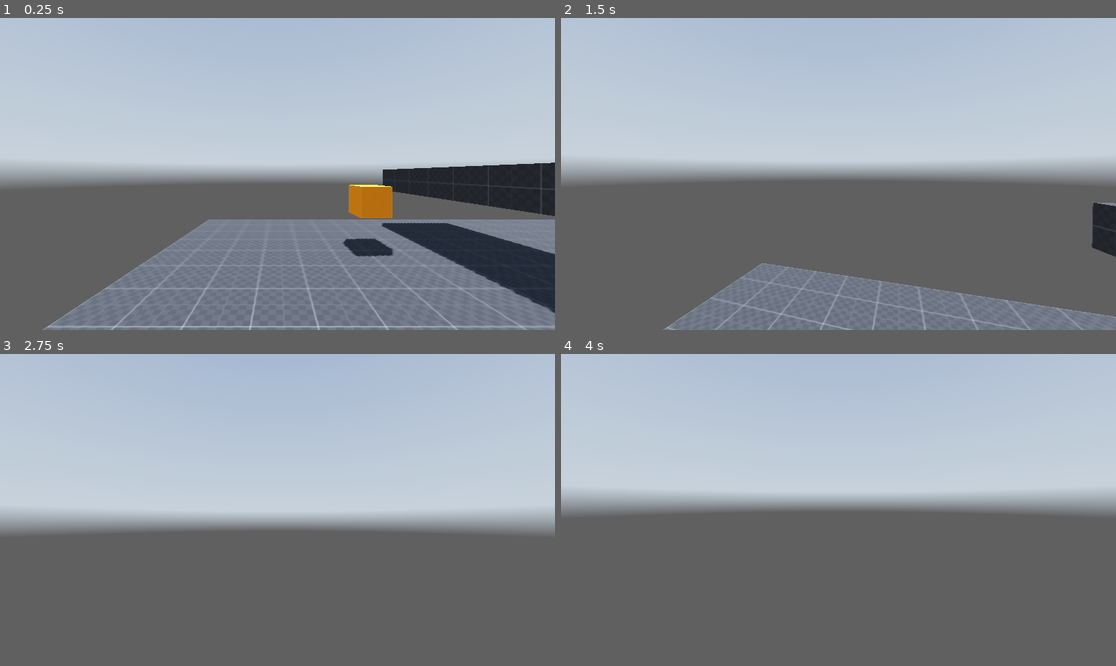
Above: before the commit, frames 1-4 (two rows, left to right).
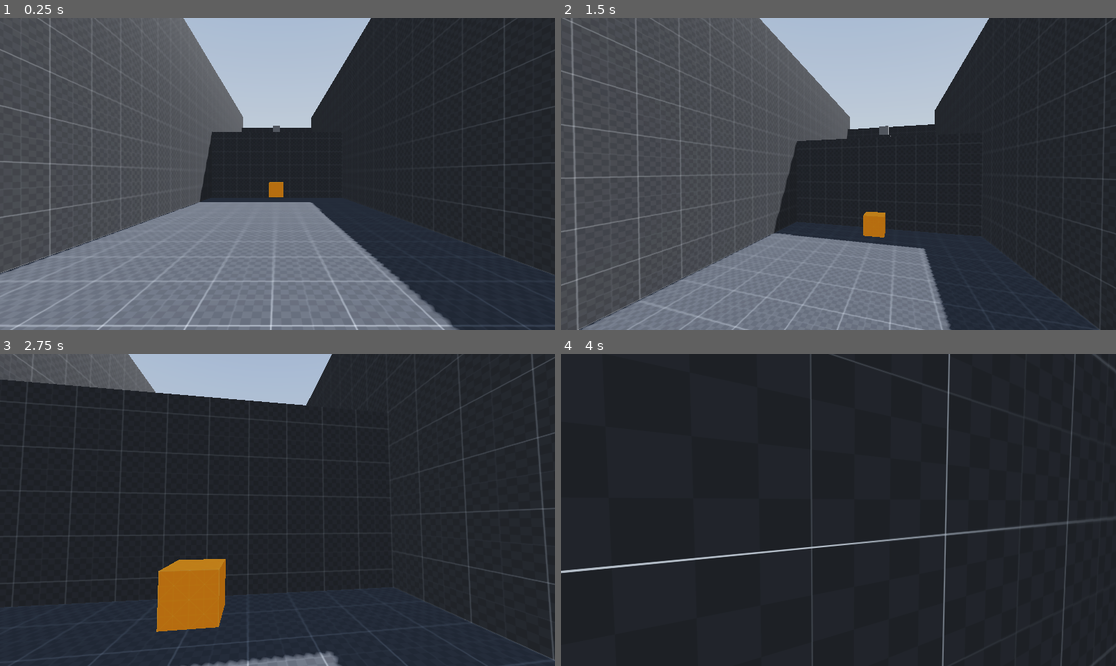
Above: after the commit, the same moments.

Repository: binary-soup/GMTK_2024
Game: Godot game, scene res://main.tscn
The game is run twice, just before and just after one commit, with the same random seed, the same clock (stepped at 60 frames per second) and the same inputs. A sky picture missing from this copy of the repository is replaced by a grey-blue gradient.
Inputs (mouse positions are in pixels of both pictures, inside the frame that each line leads up to):
- Up to frame 1 (0.25 s): no input
- Up to frame 2 (1.5 s): move the mouse to (866, 174) at 0.52 s; hold W (forward) from 0.53 s (still down); tap E (grab) at 0.6 s; tap Space (jump) at 0.77 s; move the mouse to (810, 174) at 1.27 s; tap Ctrl (crouch) at 1.35 s
- Up to frame 3 (2.75 s): keep holding W (forward); tap Space (jump) at 1.52 s; tap E (grab) at 1.55, 2.1 s; move the mouse to (288, 503) at 2.02 s
- Up to frame 4 (4 s): keep holding W (forward); move the mouse to (832, 516) at 2.77 s; click (832, 516) at 2.85 s; tap Space (jump) at 3.02, 3.77 s; tap E (grab) at 3.05, 3.8 s; move the mouse to (877, 513) at 3.52 s; right-click (877, 513) at 3.6 s

The runs differ from the first frame. In frame 1, 66% of the frame differs, in the area x 0-100%, y 0-100%; in frame 2, 76%; in frame 3, 95%; in frame 4, 100%.

Commit message:
start first stage + add radio object

Diff:
--- a/main.tscn
+++ b/main.tscn
@@ -1,11 +1,10 @@
-[gd_scene load_steps=11 format=3 uid="uid://cxcny0gd1ej06"]
+[gd_scene load_steps=9 format=3 uid="uid://cxcny0gd1ej06"]
 
 [ext_resource type="Script" path="res://main.gd" id="1_wbl0i"]
 [ext_resource type="Texture2D" uid="uid://ggiy26baovxx" path="res://assets/kloofendal_48d_partly_cloudy_puresky_2k.hdr" id="2_a688t"]
-[ext_resource type="Texture2D" uid="uid://bpna1b7xota1h" path="res://assets/texture_07.png" id="2_nfujs"]
 [ext_resource type="PackedScene" uid="uid://cea8sd3tqu26" path="res://scenes/player.tscn" id="3_2dduu"]
+[ext_resource type="PackedScene" uid="uid://dtx4fln5ixibm" path="res://scenes/stages/stage_1.tscn" id="4_wsbnj"]
 [ext_resource type="Script" path="res://pause_menu.gd" id="5_tl7ko"]
-[ext_resource type="PackedScene" uid="uid://cla42wju8485e" path="res://scenes/gs_box.tscn" id="6_oxglf"]
 
 [sub_resource type="PanoramaSkyMaterial" id="PanoramaSkyMaterial_lcygp"]
 panorama = ExtResource("2_a688t")
@@ -19,10 +18,6 @@
 tonemap_mode = 2
 glow_enabled = true
 
-[sub_resource type="StandardMaterial3D" id="StandardMaterial3D_2nu0a"]
-albedo_texture = ExtResource("2_nfujs")
-uv1_triplanar = true
-
 [node name="Main" type="Node3D"]
 script = ExtResource("1_wbl0i")
 
@@ -35,30 +30,13 @@
 transform = Transform3D(-0.866025, -0.433013, 0.25, 0, 0.5, 0.866025, -0.5, 0.75, -0.433013, 0, 0, 0)
 shadow_enabled = true
 
-[node name="Stage" type="Node3D" parent="."]
+[node name="Player" parent="." instance=ExtResource("3_2dduu")]
+transform = Transform3D(1, 0, 0, 0, 1, 0, 0, 0, 1, 0.0772581, 0.739045, 7.41121)
 
-[node name="CSGBox3D" type="CSGBox3D" parent="Stage"]
-transform = Transform3D(1, 0, 0, 0, 1, 0, 0, 0, 1, 0, -0.5, 0)
-use_collision = true
-collision_layer = 17
-collision_mask = 0
-size = Vector3(20, 1, 20)
-material = SubResource("StandardMaterial3D_2nu0a")
+[node name="Stages" type="Node3D" parent="."]
 
-[node name="CSGBox3D2" type="CSGBox3D" parent="Stage"]
-transform = Transform3D(1, 0, 0, 0, 1, 0, 0, 0, 1, 0.0877521, 1.96404, 0)
-use_collision = true
-collision_layer = 17
-collision_mask = 0
-size = Vector3(3, 1, 20)
-material = SubResource("StandardMaterial3D_2nu0a")
-
-[node name="Player" parent="." instance=ExtResource("3_2dduu")]
-transform = Transform3D(1, 0, 0, 0, 1, 0, 0, 0, 1, -6.60098, 0.739045, 0)
+[node name="Stage1" parent="Stages" instance=ExtResource("4_wsbnj")]
 
 [node name="PauseMenu" type="Node" parent="."]
 process_mode = 3
 script = ExtResource("5_tl7ko")
-
-[node name="GSBox" parent="." instance=ExtResource("6_oxglf")]
-transform = Transform3D(0.999262, 0, 0.0384053, 0, 1, 0, -0.0384053, 0, 0.999262, -3.47275, 1.63634, -6.94017)
--- a/scenes/gs_box.gd
+++ b/scenes/gs_box.gd
@@ -1,37 +1,8 @@
-extends RigidBody3D
+extends GSRigidBase
 
-# nodes
-@onready var mesh: CSGBox3D = $Mesh
-@onready var collision: CollisionShape3D = $CollisionShape3D
+func _on_gs_val_changed(val: float):
+	var size := Vector3(val, val, val)
 
-# gs constants
-@export var GS_MAX_VAL := 2.0
-@export var GS_MIN_VAL := 0.25
-@export var GS_SPEED_MULTIPLIER := 1.0
-
-
-var gs_val : float = 1.0 :
-	get:
-		return gs_val
-	set(val):
-		gs_val = val
-		_set_gs_val(val)
-
-
-func gs_shrink(speed: float) -> void:
-	gs_val = lerp(gs_val, GS_MIN_VAL, speed * GS_SPEED_MULTIPLIER)
-
-
-func gs_grow(speed: float) -> void:
-	gs_val = lerp(gs_val, GS_MAX_VAL, speed * GS_SPEED_MULTIPLIER)
-
-
-func _set_gs_val(val: float):
-	var size := Vector3(val, val, val)
-	mass = val
-
-	collision.scale = size
-	mesh.scale = size
 	mesh.material.uv1_scale = size
 	mesh.material.uv1_offset = -size/2.0 + Vector3(0.5, 0.5, 0.5)
 
--- /dev/null
+++ b/scenes/gs_rigid_base.gd
@@ -0,0 +1,41 @@
+extends RigidBody3D
+class_name GSRigidBase
+
+# nodes
+@onready var mesh: CSGBox3D = $Mesh
+@onready var collision: CollisionShape3D = $CollisionShape3D
+
+# gs constants
+@export var GS_MAX_VAL := 2.0
+@export var GS_MIN_VAL := 0.5
+@export var GS_SPEED_MULTIPLIER := 1.0
+
+
+var gs_val : float = 1.0 :
+	get:
+		return gs_val
+	set(val):
+		gs_val = val
+		_set_gs_val(val)
+
+
+func gs_shrink(speed: float) -> void:
+	gs_val = lerp(gs_val, GS_MIN_VAL, speed * GS_SPEED_MULTIPLIER)
+
+
+func gs_grow(speed: float) -> void:
+	gs_val = lerp(gs_val, GS_MAX_VAL, speed * GS_SPEED_MULTIPLIER)
+
+
+func _set_gs_val(val: float):
+	var size := Vector3(val, val, val)
+	mass = val
+
+	collision.scale = size
+	mesh.scale = size
+
+	_on_gs_val_changed(val)
+
+
+func _on_gs_val_changed(val: float) -> void:
+	pass
--- a/scenes/player.gd
+++ b/scenes/player.gd
@@ -60,7 +60,7 @@
 var foot_step_last_sign := 1.0
 
 # ray gun constants and vars
-@export var RAY_USAGE_DAMPENING := 0.5
+@export var RAY_USAGE_DAMPENING := 0.3
 var ray_gun_input : float
 
 # throwing constants
@@ -303,6 +303,8 @@
 
 
 func _drop_object() -> RigidBody3D:
+	# TODO: only drop if object is in bounds
+
 	var obj : RigidBody3D = hand.get_child(0)
 	hand.remove_child(obj)
 
--- /dev/null
+++ b/scenes/radio.gd
@@ -0,0 +1,21 @@
+extends GSRigidBase
+
+# nodes
+@onready var audio_player: AudioStreamPlayer3D = $Mesh/AudioStreamPlayer3D
+
+# audio constants
+var BASE_VOLUME : float
+@export var VOLUME_CHANGE := 5.0
+
+
+func _ready() -> void:
+	BASE_VOLUME = audio_player.volume_db
+
+
+func _on_gs_val_changed(val: float):
+	audio_player.volume_db = BASE_VOLUME + (val*VOLUME_CHANGE - VOLUME_CHANGE)
+	audio_player.pitch_scale = 1/val
+
+
+func is_grabable() -> bool:
+	return gs_val < 0.6
--- /dev/null
+++ b/scenes/radio.tscn
@@ -0,0 +1,32 @@
+[gd_scene load_steps=5 format=3 uid="uid://cntfhl6hllh6c"]
+
+[ext_resource type="AudioStream" uid="uid://bcsv85dbvrnxo" path="res://assets/rhythm_factory.mp3" id="1_06eo5"]
+[ext_resource type="Script" path="res://scenes/radio.gd" id="1_i34ts"]
+
+[sub_resource type="BoxShape3D" id="BoxShape3D_bpb7c"]
+size = Vector3(0.7, 0.7, 0.7)
+
+[sub_resource type="StandardMaterial3D" id="StandardMaterial3D_ncjdp"]
+albedo_color = Color(0.446777, 0.446777, 0.446777, 1)
+
+[node name="Radio" type="RigidBody3D"]
+collision_layer = 22
+collision_mask = 3
+script = ExtResource("1_i34ts")
+
+[node name="CollisionShape3D" type="CollisionShape3D" parent="."]
+transform = Transform3D(1, 0, 0, 0, 1, 0, 0, 0, 1, 0, 0.35, 0)
+shape = SubResource("BoxShape3D_bpb7c")
+
+[node name="Mesh" type="CSGBox3D" parent="."]
+transform = Transform3D(1, 0, 0, 0, 1, 0, 0, 0, 1, 0, 0.35, 0)
+size = Vector3(0.7, 0.7, 0.7)
+material = SubResource("StandardMaterial3D_ncjdp")
+
+[node name="AudioStreamPlayer3D" type="AudioStreamPlayer3D" parent="Mesh"]
+transform = Transform3D(1, 0, 0, 0, 1, 0, 0, 0, 1, 0, 0, 0.376658)
+stream = ExtResource("1_06eo5")
+volume_db = -20.0
+unit_size = 15.0
+max_db = -10.0
+autoplay = true
--- /dev/null
+++ b/scenes/stages/stage_1.tscn
@@ -0,0 +1,37 @@
+[gd_scene load_steps=4 format=3 uid="uid://dtx4fln5ixibm"]
+
+[ext_resource type="PackedScene" uid="uid://bvlwyr8ojl7rr" path="res://static_box.tscn" id="1_0h53x"]
+[ext_resource type="PackedScene" uid="uid://cla42wju8485e" path="res://scenes/gs_box.tscn" id="2_mb10r"]
+[ext_resource type="PackedScene" uid="uid://cntfhl6hllh6c" path="res://scenes/radio.tscn" id="3_mrj7y"]
+
+[node name="Stage1" type="Node3D"]
+
+[node name="Floor" parent="." instance=ExtResource("1_0h53x")]
+size = Vector3(10, 1, 16)
+
+[node name="Ledge" parent="." instance=ExtResource("1_0h53x")]
+transform = Transform3D(1, 0, 0, 0, 1, 0, 0, 0, 1, 0, 3, -14.5)
+size = Vector3(10, 5, 13)
+
+[node name="Ledge2" parent="." instance=ExtResource("1_0h53x")]
+transform = Transform3D(1, 0, 0, 0, 1, 0, 0, 0, 1, 0, 7, -23)
+size = Vector3(10, 3.5, 4)
+
+[node name="LeftWall" parent="." instance=ExtResource("1_0h53x")]
+transform = Transform3D(1, 0, 0, 0, 1, 0, 0, 0, 1, -5.38012, 5.5235, -7.01589)
+size = Vector3(1, 10, 30)
+
+[node name="RightWall" parent="." instance=ExtResource("1_0h53x")]
+transform = Transform3D(1, 0, 0, 0, 1, 0, 0, 0, 1, 5.5, 5.5, -7)
+size = Vector3(1, 10, 30)
+
+[node name="GSBox" parent="." instance=ExtResource("2_mb10r")]
+transform = Transform3D(2, 0, 0, 0, 2, 0, 0, 0, 2, 0, 1.5, -7)
+GS_MAX_VAL = 4.0
+
+[node name="Speaker" parent="." instance=ExtResource("3_mrj7y")]
+transform = Transform3D(1, 0, 0, 0, 1, 0, 0, 0, 1, 0, 6.55291, -13.5)
+GS_MAX_VAL = 4.0
+
+[node name="StaticBox" parent="." instance=ExtResource("1_0h53x")]
+transform = Transform3D(1, 0, 0, 0, 1, 0, 0, 0, 1, 0, 6, -13.5)
--- /dev/null
+++ b/static_box.tscn
@@ -0,0 +1,13 @@
+[gd_scene load_steps=3 format=3 uid="uid://bvlwyr8ojl7rr"]
+
+[ext_resource type="Texture2D" uid="uid://bpna1b7xota1h" path="res://assets/texture_07.png" id="1_3mqn4"]
+
+[sub_resource type="StandardMaterial3D" id="StandardMaterial3D_h7y2c"]
+albedo_texture = ExtResource("1_3mqn4")
+uv1_triplanar = true
+
+[node name="StaticBox" type="CSGBox3D"]
+use_collision = true
+collision_layer = 17
+collision_mask = 0
+material = SubResource("StandardMaterial3D_h7y2c")
Not shown, added: assets/rhythm_factory.mp3.import
Not shown, added: assets/rhythm_factory.mp3
